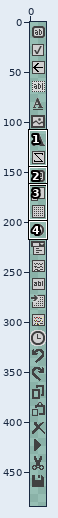
A sprite sheet gets an edit: Magix.app/media/images/icons/toolbox-icons.png. The first picture is a wide view before the edit; the outline marks the close-up.
Close-up. First the earlier version:
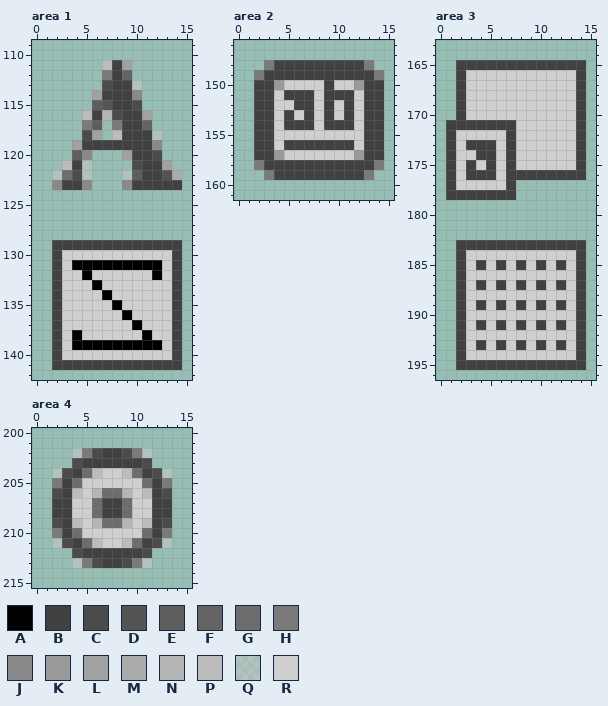
The file is 16x466 pixels. Pixels under 10% opacity are left out. Colours within 5 levels of each other are drawn and written as one. Shown: area 1: x 0..15, y 109..142; area 2: x 0..15, y 146..161; area 3: x 0..15, y 163..196; area 4: x 0..15, y 200..215. The old version is drawn lined up with the new one, on the new canvas. The commit also changed other parts of the picture, which this record leaves out.
Palette (. is transparent): A #000000  B #414141  C #4b4b4b  D #545454  E #5e5e5e  F #646464  G #6d6d6d  H #7a7a7a  J #898989  K #9a9a9a  L #a1a1a1  M #ababab  N #b5b5b5  P #bcbcbc  Q #c7c7c788  R #cfcfcf
Pixels before, area 1, first column x 2:
111 .....PBL.....
112 .....HBF.....
113 .....CBBQ....
114 ....LBBBJ....
115 ....EDBBC....
116 ...PBNCBBL...
117 ...HE.HBBF...
118 ...CL.PBBBQ..
119 ..LBBBBBBBJ..
120 ..EJ...LBBC..
121 .PBQ....CBBL.
122 QGCQ...QEBBDM
123 JBBJ...JBBBBB
124 .............
125 .............
126 .............
127 .............
128 .............
129 BBBBBBBBBBBBB
130 BRRRRRRRRRRRB
131 BRAAAAAAAAARB
132 BRRARRRRRRARB
133 BRRRARRRRRRRB
134 BRRRRARRRRRRB
135 BRRRRRARRRRRB
136 BRRRRRRARRRRB
137 BRRRRRRRARRRB
138 BRARRRRRRARRB
139 BRAAAAAAAAARB
140 BRRRRRRRRRRRB
141 BBBBBBBBBBBBB
Pixels before, area 2, first column x 2:
148 .HBBBBBBBBBH.
149 HBBBBBBBBBBBH
150 BBKRRRRBRRKBB
151 BBRBBBRBBBRBB
152 BBRRBBRBRBRBB
153 BBRBRBRBRBRBB
154 BBRBBBRBBBRBB
155 BBRRRRRRRRRBB
156 BBRBBBBBBBRBB
157 BBKRRRRRRRKBB
158 HBBBBBBBBBBBH
159 .HBBBBBBBBBH.
Pixels before, area 3, first column x 1:
165 .BBBBBBBBBBBBB
166 .BRRRRRRRRRRRB
167 .BRRRRRRRRRRRB
168 .BRRRRRRRRRRRB
169 .BRRRRRRRRRRRB
170 .BRRRRRRRRRRRB
171 BBBBBBBRRRRRRB
172 BRRRRRBRRRRRRB
173 BRBBBRBRRRRRRB
174 BRRBBRBRRRRRRB
175 BRBRBRBRRRRRRB
176 BRBBBRBBBBBBBB
177 BRRRRRB.......
178 BBBBBBB.......
179 ..............
180 ..............
181 ..............
182 ..............
183 .BBBBBBBBBBBBB
184 .BRRRRRRRRRRRB
185 .BRBRBRBRBRBRB
186 .BRRRRRRRRRRRB
187 .BRBRBRBRBRBRB
188 .BRRRRRRRRRRRB
189 .BRBRBRBRBRBRB
190 .BRRRRRRRRRRRB
191 .BRBRBRBRBRBRB
192 .BRRRRRRRRRRRB
193 .BRBRBRBRBRBRB
194 .BRRRRRRRRRRRB
195 .BBBBBBBBBBBBB
Pixels before, area 4, first column x 2:
202 ..QHCBBCHQ..
203 ..CBBBBBBC..
204 QCBGPRRPGBCQ
205 HBGRRRRRRGBH
206 CBPRNGGNRPBC
207 BBRRGBBGRRBB
208 BBRRGBBGRRBB
209 CBPRNGGNRPBC
210 HBGRRRRRRGBH
211 QCBGPRRPGBCQ
212 ..CBBBBBBC..
213 ..QHCBBCHQ..
New version:
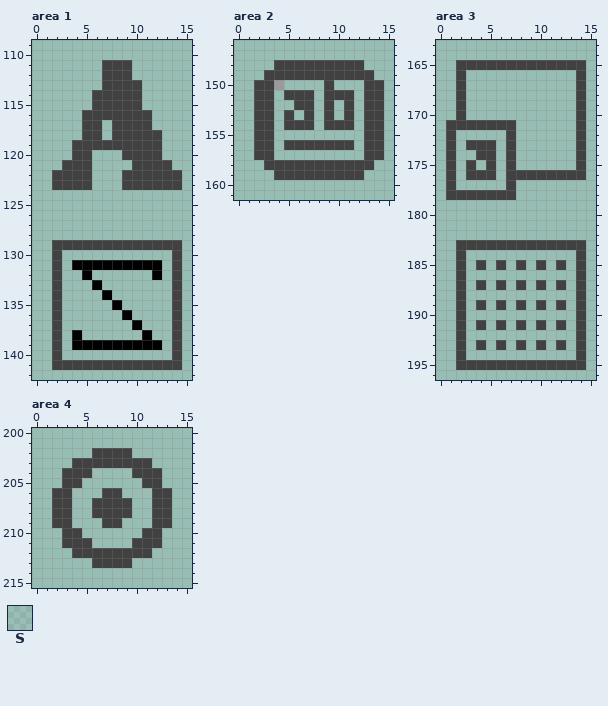
Colours new in this view: S #bcbcbc1c
Changes in this commit:
canvas 16x466 -> 16x484
Changed rows in their new state; - is an unchanged pixel.
Area 1:
first column x 2:
111 -----B-B-----
112 -----B-B-----
113 -----B--B----
114 ----B---B----
115 ----BB--B----
116 ---B-BB--B---
117 ---BB-B--B---
118 ---BB-B---B--
119 --B-------B--
120 --BB---B--B--
121 -B-B----B--B-
122 BBBB---BB--BB
123 B--B---B-----
first column x 3:
130 ...........
131 .---------.
132 ..-......-.
133 ...-.......
134 ....-......
135 .....-.....
136 ......-....
137 .......-...
138 .-......-..
139 .---------.
140 ...........
Area 2:
first column x 2:
148 -.---------.-
149 .-----------.
150 ---....-...--
151 --.---.---.--
152 --..--.-.-.--
153 --.-.-.-.-.--
154 --.---.---.--
155 --.........--
156 --.-------.--
157 --.........--
158 .-----------.
159 -.---------.-
Area 3:
first column x 2:
166 -...........
167 -...........
168 -...........
169 -...........
170 -...........
171 ------......
172 .....-......
173 .---.-......
174 ..--.-......
175 .-.-.-......
176 .---.-------
177 .....-------
first column x 3:
184 ...........
185 .-.-.-.-.-.
186 ...........
187 .-.-.-.-.-.
188 ...........
189 .-.-.-.-.-.
190 ...........
191 .-.-.-.-.-.
192 ...........
193 .-.-.-.-.-.
194 ...........
Area 4:
first column x 2:
202 --..B--B..--
203 --B------B--
204 .B-BS..SB-B.
205 .-B......B-.
206 B-S..BB..S-B
207 --..B--B..--
208 --..B--B..--
209 B-S..BB..S-B
210 .-B......B-.
211 .B-BS..SB-B.
212 --B------B--
213 --..B--B..--
